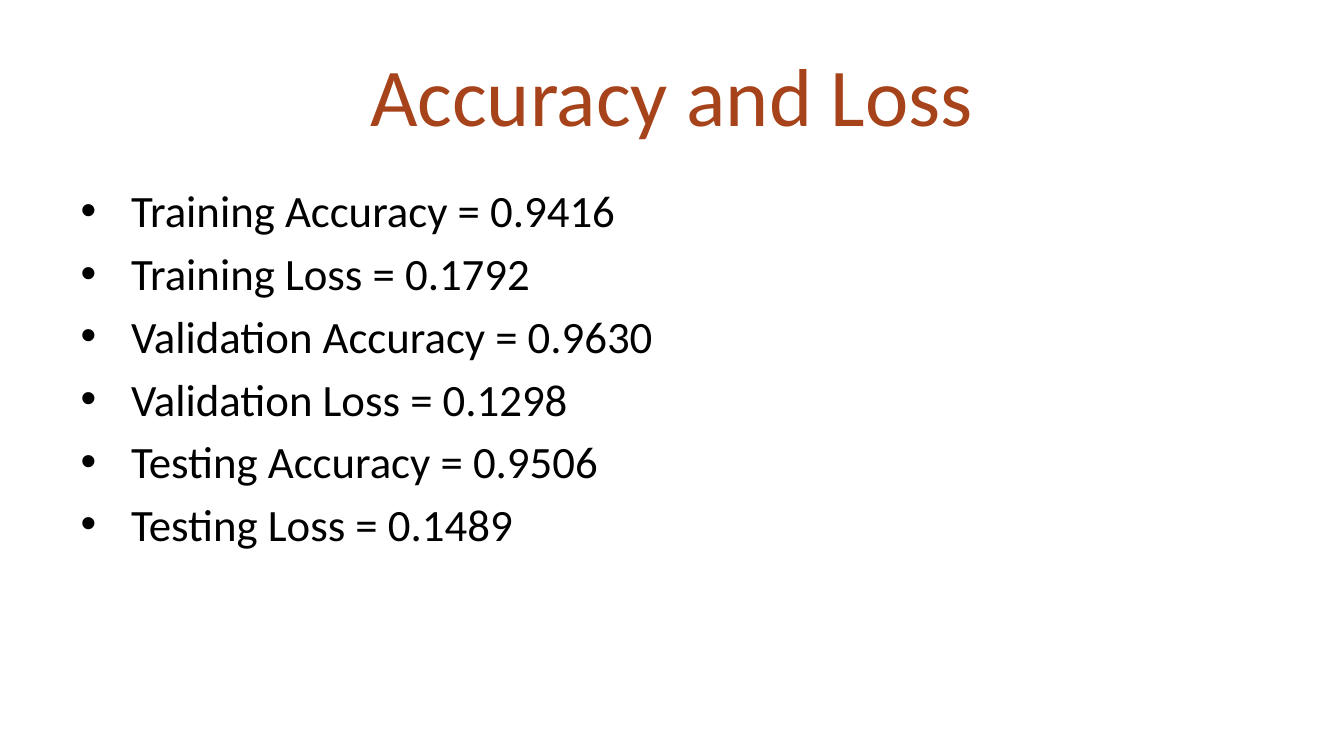
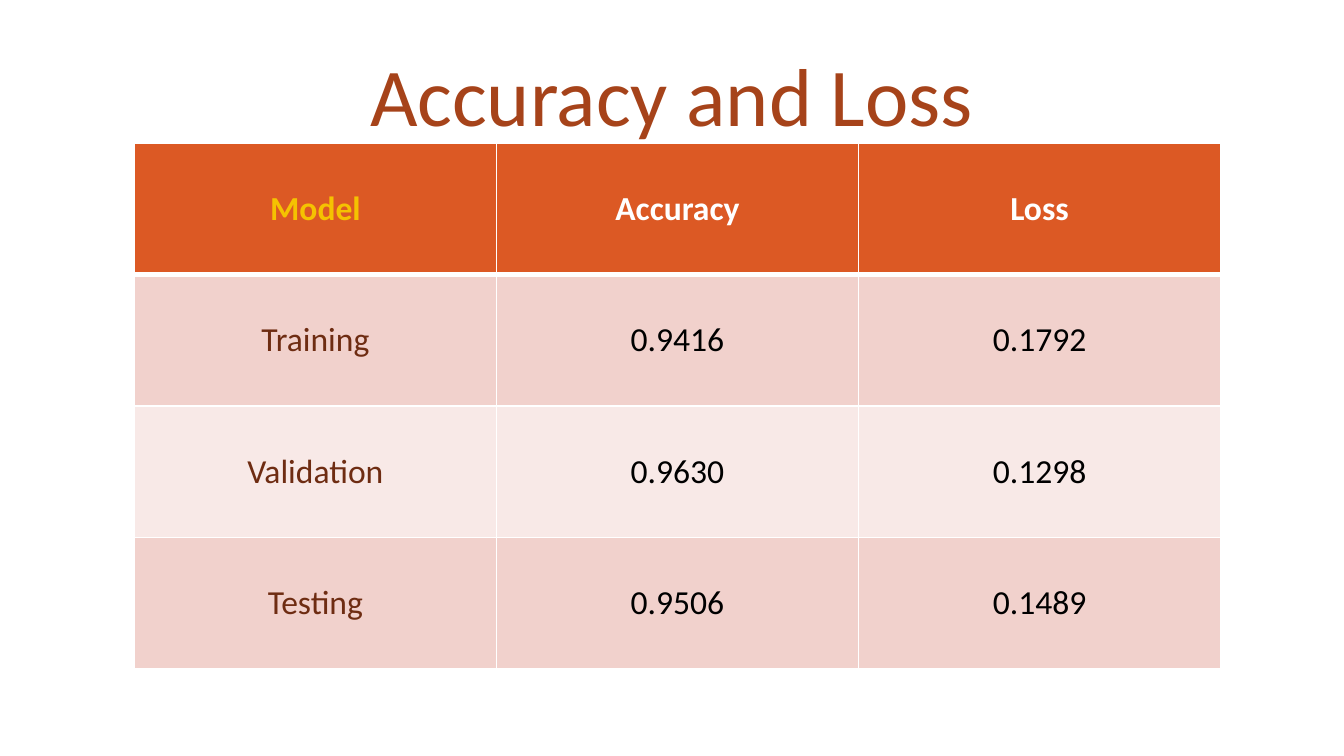
Before and after one commit to vaibhagarwal/Projects, a slide deck: slide 14 of Image_Classifcation_keras/Malaria_prediction_Presentation.pptx. Drawn at 1344x756 pixels with LibreOffice and Linux fonts; fonts in the diff are those of the drawing. Boxes give left, top, right and bottom in pixels: in the first picture for what was removed or moved away, otherwise in the second. Text is boxed around its words. In the diff, an @@ line names an element or a change of style, - is before the commit and + after.

```diff
--- a/Image_Classifcation_keras/Malaria_prediction_Presentation.pptx
+++ b/Image_Classifcation_keras/Malaria_prediction_Presentation.pptx
@@ table added at [134,142,1219,669], 4 rows, 3 columns @@
+Model | Accuracy | Loss
+Training | 0.9416 | 0.1792
+Validation | 0.9630 | 0.1298
+Testing | 0.9506 | 0.1489
@@ text removed at [131,196,653,549] @@
-• Training Accuracy = 0.9416
-• Training Loss = 0.1792
-• Validation Accuracy = 0.9630
-• Validation Loss = 0.1298
-• Testing Accuracy = 0.9506
-• Testing Loss = 0.1489
```
Also in this commit, not shown: 8 other slides changed, 1 slide added, 1 slide removed, 1 other file.
